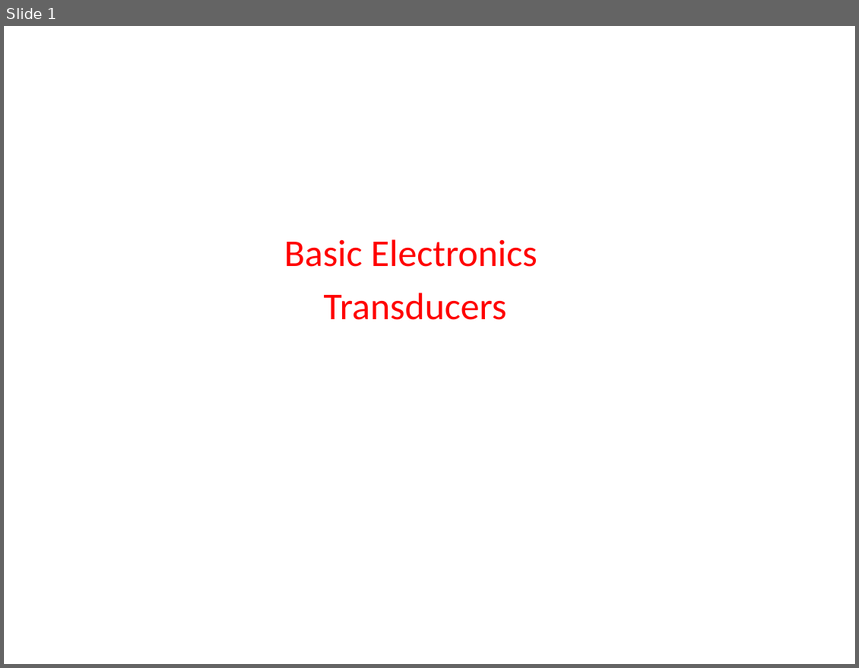
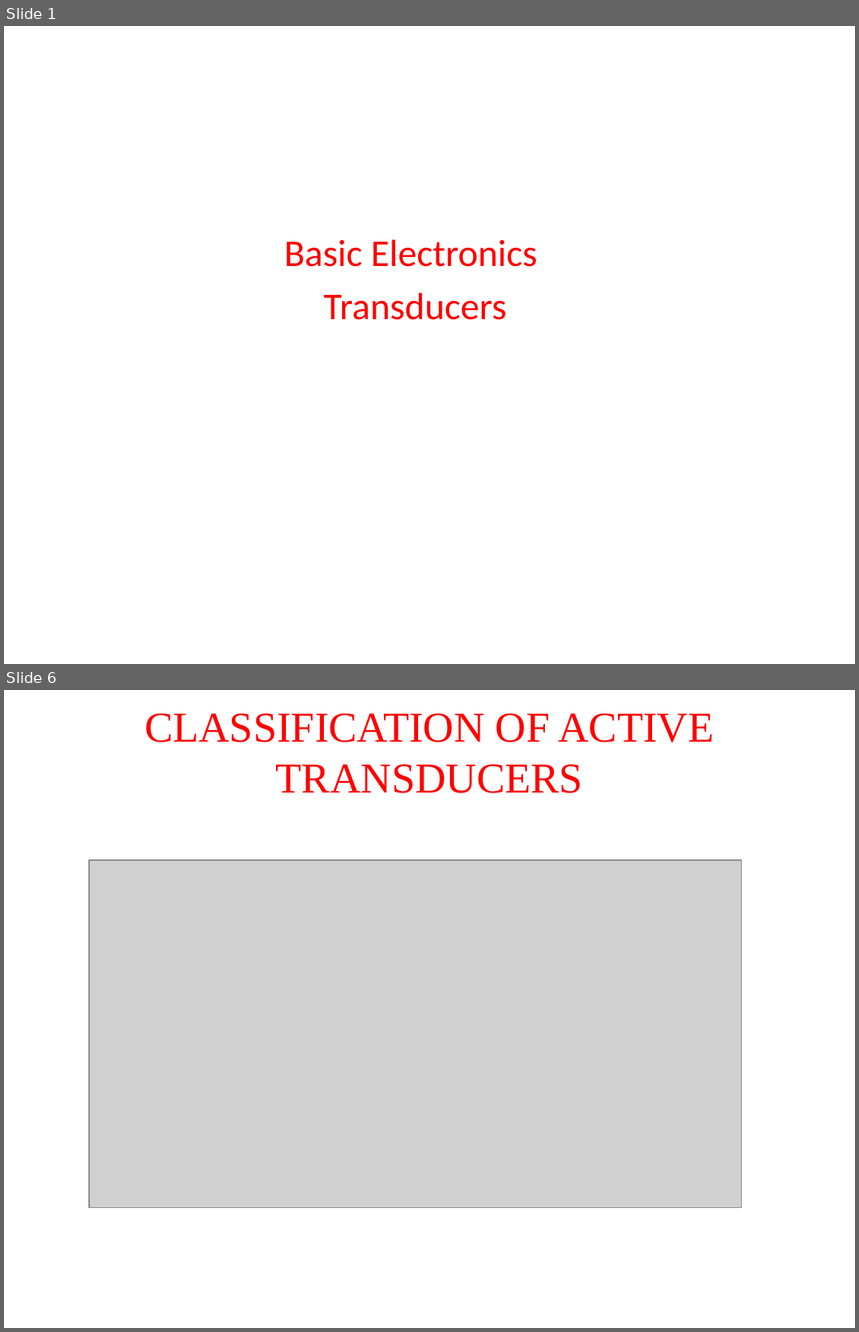
Before and after one commit to madhavirepe/Transducers, a slide deck: Transducers.pptx. Shown one above the other, each under a label of ours: slide 1 before the commit, slides 1 and 6 after it; the slides between them are not shown. The pictures are 859x668 and 859x1332 pixels, drawn with LibreOffice and Linux fonts; fonts in the diff are those of the drawing; grey boxes stand for pictures. Boxes give left, top, right and bottom in pixels: in the first picture for what was removed or moved away, otherwise in the second. Text is boxed around its words. In the diff, an @@ line names an element or a change of style, - is before the commit and + after.

```diff
--- a/Transducers.pptx
+++ b/Transducers.pptx
@@ slide 6 added at bbox=[4, 690, 855, 1328], background #FFFFFF @@
@@ title added at bbox=[145, 714, 714, 793], 36 pt, text #FF0000 @@
+CLASSIFICATION OF ACTIVE TRANSDUCERS
@@ picture added at bbox=[89, 860, 742, 1208] @@
```
Also in this commit, not shown: 21 other slides added.
